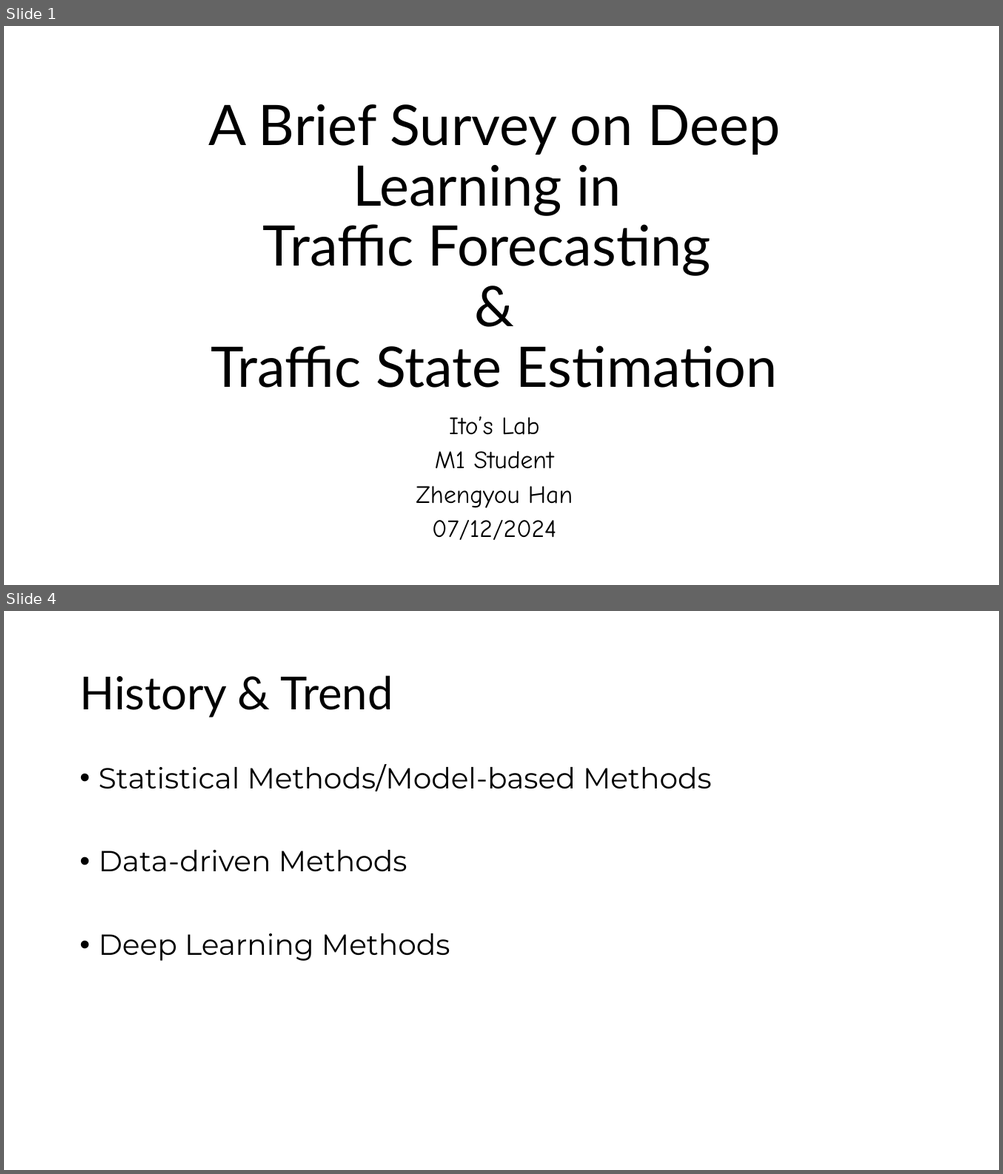
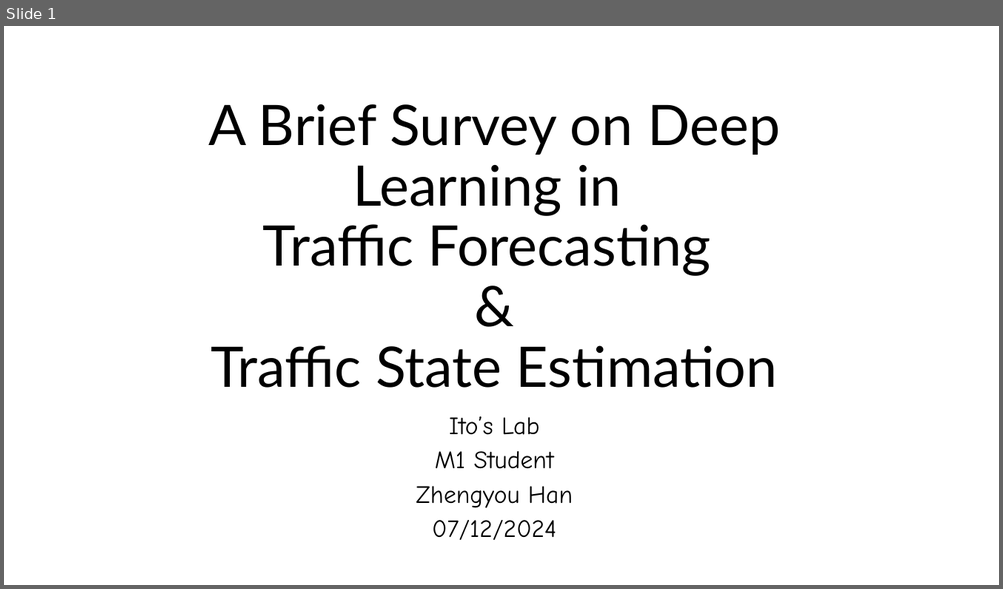
Before and after one commit to zhengyouhan/TransInfos24, a slide deck: Rinko_Drafts/A Brief Survey on Deep Learning in.pptx. Shown one above the other, each under a label of ours: slides 1 and 4 before the commit, slide 1 after it; the slides between them are not shown. The pictures are 1003x1174 and 1003x589 pixels, drawn with LibreOffice and Linux fonts; fonts in the diff are those of the drawing. Boxes give left, top, right and bottom in pixels: in the first picture for what was removed or moved away, otherwise in the second. Text is boxed around its words. In the diff, an @@ line names an element or a change of style, - is before the commit and + after.

```diff
--- a/Rinko_Drafts/A Brief Survey on Deep Learning in.pptx
+++ b/Rinko_Drafts/A Brief Survey on Deep Learning in.pptx
@@ slide 4 removed at (4, 611, 999, 1170), background #FFFFFF @@
@@ title removed at (79, 675, 393, 718) @@
-History & Trend
@@ text removed at (99, 764, 711, 961) @@
-• Statistical Methods/Model-based Methods
-• Data-driven Methods
-• Deep Learning Methods
```
Also in this commit, not shown: 3 slides changed, 7 slides added, 1 other slide removed, 1 other file.
